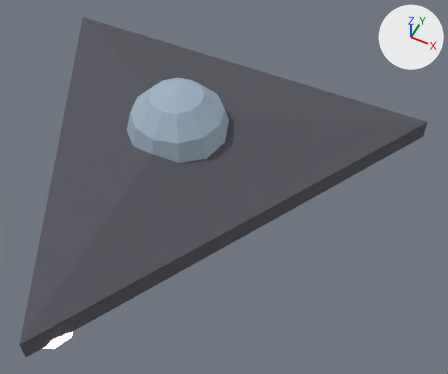
Before and after pictures for a commit that changed the glTF model models/triangle.glb.
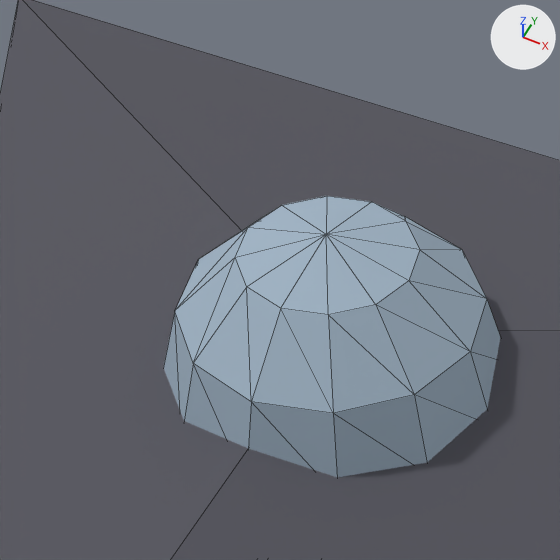
Each version is shown whole from a 50 mm lens placed at (3.47, -5.51, 6.25), pointed at (0.99, -0.55, 0.04), then close up on the part from 17% to 55% of the width and 5% to 50% of the height. Every picture has the same lights, and +X, +Y and +Z are marked at upper right. The older version's two pictures come first. The close-ups show mesh edges as thin lines. Where no turn or scale is listed for an object, it has been applied to the vertices. Vertices at exactly the same position are counted once.

Objects in the first close-up: 'dome.002', 'triangle'.
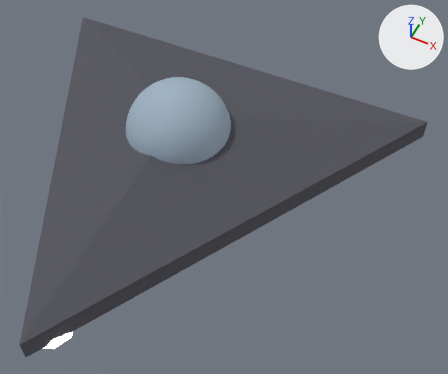
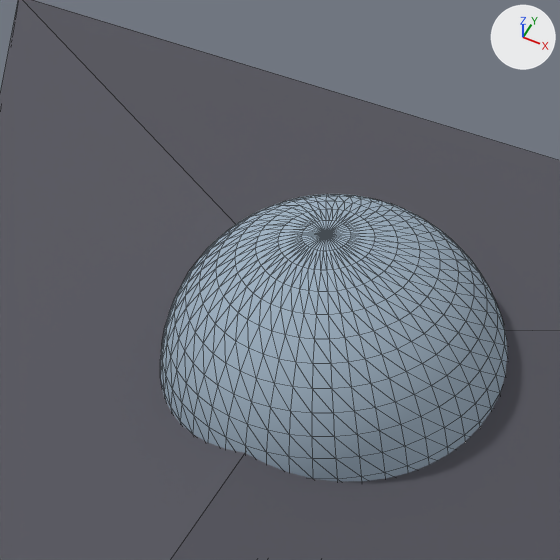
Pixel boxes [x1, y1, x2, y2] of what changed, in the close-ups (560 x 560 px):
'dome.002', reshaped
    before: [163, 196, 500, 477]
    after: [160, 194, 507, 481]
part 1 of me_sphere_081, added
    after: [160, 194, 507, 481]

The change, as a diff of the scene's bpy script:
```diff
--- a/models/triangle.glb.py
+++ b/models/triangle.glb.py
@@ me_sphere_081 @@
 # used by ob_dome_002; location = (0.0, 0.0, 0.2)
-me_sphere_081.from_pydata(...)  # 37 vertices, 60 faces; spans x -0.75..0.75, y -0.75..0.75, z 0.0..0.75
+me_sphere_081.from_pydata(...)  # 577 vertices, 1104 faces; spans x -0.75..0.75, y -0.75..0.75, z 0.0..0.75
+# me_sphere_081 part 1: 540 vertices added at x -0.744..0.744, y -0.744..0.744, z 0.0..0.744
 me_sphere_081.materials.append(mat_glass)
```
